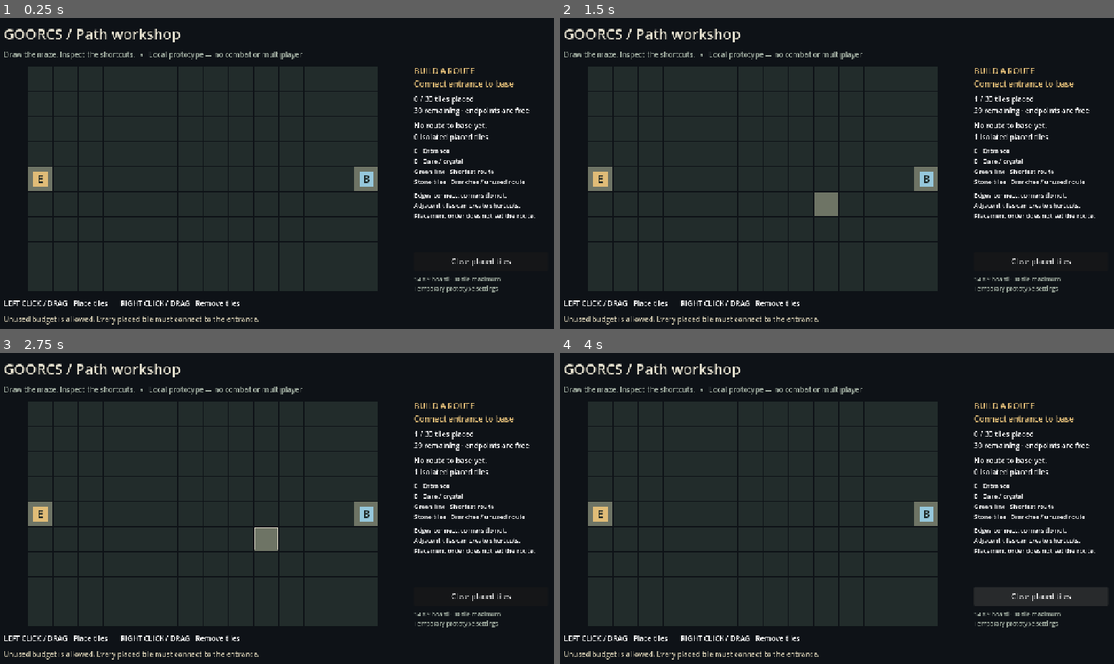
Above: before the commit, frames 1-4 (two rows, left to right).
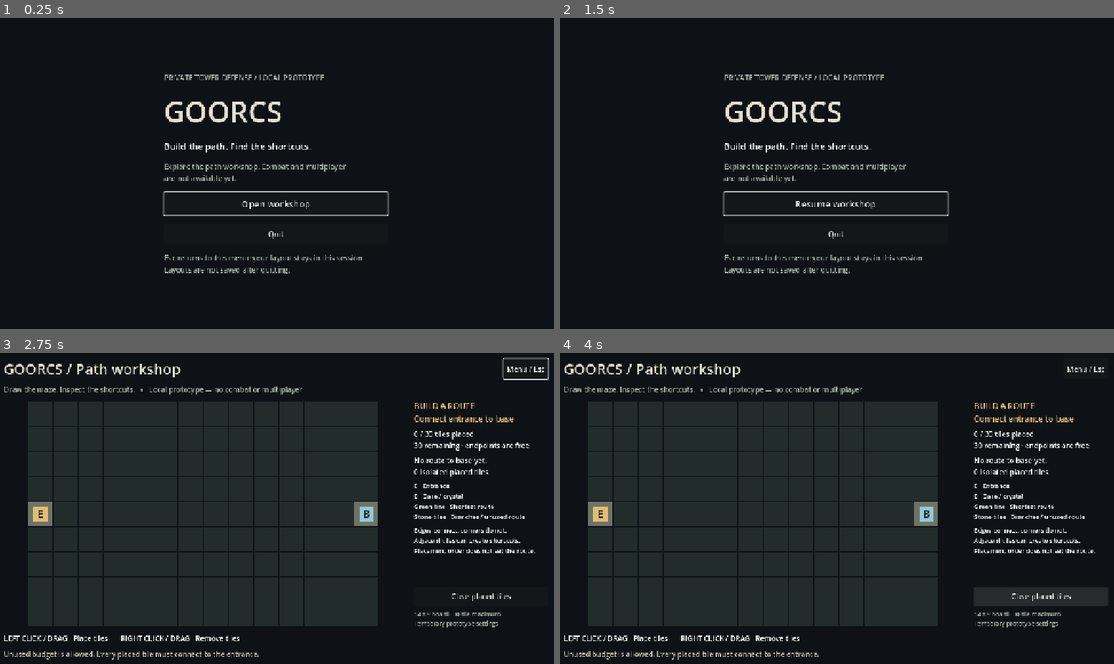
Above: after the commit, the same moments.

Repository: VSHT3/goorcs
Game: Godot game, scene res://scenes/main.tscn
Same seed, same stepped clock (60 frames per second), same inputs: the game is played once before the commit and once after it.
Inputs (mouse positions are in pixels of both pictures, inside the frame that each line leads up to):
- Up to frame 1 (0.25 s): no input
- Up to frame 2 (1.5 s): click (837, 204) at 0.5 s, where only the run after the commit has a clickable "Open workshop"; click (1086, 33) at 1.25 s, where only the run after the commit has a clickable "Menu / Esc"
- Up to frame 3 (2.75 s): click (277, 539) at 2 s, where only the run after the commit has a clickable "Resume workshop"
- Up to frame 4 (4 s): click "Clear placed tiles" at 2.75 s; click "Clear placed tiles" at 3.5 s

The runs differ from the first frame. In frame 1, 41% of the frame differs, in the area x 0-97%, y 3-99%; in frame 2, 42%; in frame 3, 0.6%; in frame 4, less than 0.1%.

Commit message:
feat: add workshop navigation and fix idle mouse input

Diff:
--- a/scenes/main.tscn
+++ b/scenes/main.tscn
@@ -13,6 +13,7 @@
 script = ExtResource("1_main")
 
 [node name="Margin" type="MarginContainer" parent="."]
+visible = false
 layout_mode = 1
 anchors_preset = 15
 anchor_right = 1.0
@@ -28,11 +29,20 @@
 layout_mode = 2
 theme_override_constants/separation = 12
 
-[node name="Title" type="Label" parent="Margin/Content"]
+[node name="Header" type="HBoxContainer" parent="Margin/Content"]
 layout_mode = 2
+
+[node name="Title" type="Label" parent="Margin/Content/Header"]
+layout_mode = 2
+size_flags_horizontal = 3
 theme_override_colors/font_color = Color(0.90, 0.88, 0.81, 1)
 theme_override_font_sizes/font_size = 32
 text = "GOORCS / Path workshop"
+
+[node name="Menu" type="Button" parent="Margin/Content/Header"]
+custom_minimum_size = Vector2(100, 0)
+layout_mode = 2
+text = "Menu / Esc"
 
 [node name="Subtitle" type="Label" parent="Margin/Content"]
 layout_mode = 2
@@ -102,3 +112,61 @@
 layout_mode = 2
 theme_override_colors/font_color = Color(0.80, 0.77, 0.67, 1)
 autowrap_mode = 2
+
+[node name="Menu" type="Control" parent="."]
+layout_mode = 1
+anchors_preset = 15
+anchor_right = 1.0
+anchor_bottom = 1.0
+grow_horizontal = 2
+grow_vertical = 2
+
+[node name="Center" type="CenterContainer" parent="Menu"]
+layout_mode = 1
+anchors_preset = 15
+anchor_right = 1.0
+anchor_bottom = 1.0
+grow_horizontal = 2
+grow_vertical = 2
+
+[node name="Panel" type="VBoxContainer" parent="Menu/Center"]
+custom_minimum_size = Vector2(500, 0)
+layout_mode = 2
+theme_override_constants/separation = 20
+
+[node name="Eyebrow" type="Label" parent="Menu/Center/Panel"]
+layout_mode = 2
+theme_override_colors/font_color = Color(0.65, 0.70, 0.65, 1)
+text = "PRIVATE TOWER DEFENSE / LOCAL PROTOTYPE"
+
+[node name="Title" type="Label" parent="Menu/Center/Panel"]
+layout_mode = 2
+theme_override_colors/font_color = Color(0.90, 0.88, 0.81, 1)
+theme_override_font_sizes/font_size = 64
+text = "GOORCS"
+
+[node name="Description" type="Label" parent="Menu/Center/Panel"]
+layout_mode = 2
+theme_override_font_sizes/font_size = 20
+text = "Build the path. Find the shortcuts."
+
+[node name="Scope" type="Label" parent="Menu/Center/Panel"]
+layout_mode = 2
+theme_override_colors/font_color = Color(0.65, 0.70, 0.65, 1)
+text = "Explore the path workshop. Combat and multiplayer\nare not available yet."
+
+[node name="Open" type="Button" parent="Menu/Center/Panel"]
+custom_minimum_size = Vector2(0, 52)
+layout_mode = 2
+theme_override_font_sizes/font_size = 20
+text = "Open workshop"
+
+[node name="Quit" type="Button" parent="Menu/Center/Panel"]
+custom_minimum_size = Vector2(0, 44)
+layout_mode = 2
+text = "Quit"
+
+[node name="Hint" type="Label" parent="Menu/Center/Panel"]
+layout_mode = 2
+theme_override_colors/font_color = Color(0.65, 0.70, 0.65, 1)
+text = "Esc returns to this menu; your layout stays in this session.\nLayouts are not saved after quitting."
--- a/scripts/main.gd
+++ b/scripts/main.gd
@@ -7,12 +7,16 @@
 @export var base_cell := Vector2i(13, 4)
 
 var layout: PathLayout
+var _workshop_opened: bool = false
 
 @onready var board: PathBoard = $Margin/Content/Workspace/Board
 @onready var status: Label = $Margin/Content/Workspace/Sidebar/Status
 @onready var budget_label: Label = $Margin/Content/Workspace/Sidebar/Budget
 @onready var route_label: Label = $Margin/Content/Workspace/Sidebar/Route
 @onready var feedback_label: Label = $Margin/Content/Feedback
+@onready var menu: Control = $Menu
+@onready var workshop: Control = $Margin
+@onready var open_button: Button = $Menu/Center/Panel/Open
 
 
 func _ready() -> void:
@@ -21,8 +25,42 @@
 	board.edited.connect(_refresh)
 	board.feedback.connect(_show_feedback)
 	$Margin/Content/Workspace/Sidebar/Clear.pressed.connect(_clear)
+	open_button.pressed.connect(_open_workshop)
+	$Menu/Center/Panel/Quit.pressed.connect(_quit)
+	$Margin/Content/Header/Menu.pressed.connect(_show_menu)
 	$Margin/Content/Workspace/Sidebar/Settings.text = "%d × %d board · %d tile maximum\nTemporary prototype settings" % [board_dimensions.x, board_dimensions.y, tile_budget]
 	_refresh()
+	_show_menu()
+
+
+func _open_workshop() -> void:
+	_workshop_opened = true
+	menu.hide()
+	workshop.show()
+	$Margin/Content/Header/Menu.grab_focus()
+
+
+func _show_menu() -> void:
+	board.cancel_stroke()
+	workshop.hide()
+	menu.show()
+	open_button.text = "Resume workshop" if _workshop_opened else "Open workshop"
+	open_button.grab_focus()
+
+
+func _quit() -> void:
+	get_tree().quit()
+
+
+func _unhandled_key_input(event: InputEvent) -> void:
+	if event is InputEventKey:
+		var key := event as InputEventKey
+		if key.keycode == KEY_ESCAPE and key.pressed and not key.echo:
+			if workshop.visible:
+				_show_menu()
+			elif _workshop_opened:
+				_open_workshop()
+			get_viewport().set_input_as_handled()
 
 
 func _refresh() -> void:
--- a/scripts/path_board.gd
+++ b/scripts/path_board.gd
@@ -56,11 +56,18 @@
 		var motion := event as InputEventMouseMotion
 		_hover = _cell_at(motion.position)
 		# Releases outside the board must not leave painting latched on.
-		if not Input.is_mouse_button_pressed(_paint_button):
+		if _paint_button != MOUSE_BUTTON_NONE and not Input.is_mouse_button_pressed(_paint_button):
 			_paint_button = MOUSE_BUTTON_NONE
 		if _paint_button != MOUSE_BUTTON_NONE:
 			_paint(_hover)
 		queue_redraw()
+
+
+func cancel_stroke() -> void:
+	_paint_button = MOUSE_BUTTON_NONE
+	_last_painted = Vector2i(-1, -1)
+	_hover = Vector2i(-1, -1)
+	queue_redraw()
 
 
 func _paint(cell: Vector2i) -> void:
--- /dev/null
+++ b/tests/navigation_test.gd
@@ -0,0 +1,98 @@
+extends SceneTree
+
+var failures: int = 0
+var main: Control
+
+
+func _initialize() -> void:
+	call_deferred("_run")
+
+
+func _check(condition: bool, description: String) -> void:
+	if not condition:
+		push_error(description)
+		failures += 1
+
+
+func _run() -> void:
+	main = load("res://scenes/main.tscn").instantiate()
+	root.add_child(main)
+	await process_frame
+	await process_frame
+	_check(main.menu.visible and not main.workshop.visible, "Startup shows only the menu")
+	await _key(KEY_ENTER)
+	_check(main.workshop.visible and not main.menu.visible, "Keyboard activation opens the workshop")
+	await _motion(_cell_point(Vector2i(1, 4)))
+	await _motion(_cell_point(Vector2i(2, 4)))
+	_check(main.layout.used_tiles() == 0, "Idle hovering cannot place tiles")
+	await _button(_cell_point(Vector2i(1, 4)), true)
+	await _motion(_cell_point(Vector2i(2, 4)))
+	_check(main.layout.used_tiles() == 2, "Dragging places tiles")
+	await _key(KEY_ESCAPE)
+	_check(main.menu.visible and not main.workshop.visible, "Escape interrupts drawing and returns to menu")
+	await _button(Vector2(10, 10), false)
+	await _key(KEY_ESCAPE)
+	await _motion(_cell_point(Vector2i(3, 4)))
+	_check(main.layout.used_tiles() == 2, "Resuming cannot continue an interrupted stroke")
+	await _button(_cell_point(Vector2i(3, 4)), true)
+	await _button(Vector2(10, 10), false)
+	await _motion(_cell_point(Vector2i(4, 4)))
+	_check(main.layout.used_tiles() == 3, "Releasing outside the board ends the stroke")
+	for x: int in range(4, 13):
+		await _click(_cell_point(Vector2i(x, 4)))
+	_check(main.layout.is_ready(), "The workshop still builds valid routes")
+	var saved_route: Array[Vector2i] = main.layout.route.duplicate()
+	var saved_used: int = main.layout.used_tiles()
+	await _click(_control_center(main.get_node("Margin/Content/Header/Menu")))
+	await _click(_cell_point(Vector2i(0, 0)))
+	_check(main.menu.visible and main.layout.used_tiles() == saved_used, "Hidden board does not accept edits")
+	await _click(_control_center(main.open_button))
+	_check(main.workshop.visible and main.layout.is_ready() and main.layout.route == saved_route and main.layout.used_tiles() == saved_used, "Menu button and resume preserve the entire layout")
+	await _key(KEY_ESCAPE)
+	await _key(KEY_ENTER)
+	_check(main.workshop.visible and main.layout.route == saved_route, "Keyboard resume preserves layout")
+	if failures == 0:
+		print("PASS: navigation preserves layout, hidden board rejects edits, idle hover is safe, interrupted/outside-release strokes end")
+	quit(1 if failures > 0 else 0)
+
+
+func _cell_point(cell: Vector2i) -> Vector2:
+	return main.board.global_position + main.board.cell_center(cell)
+
+
+func _control_center(control: Control) -> Vector2:
+	return control.global_position + control.size * 0.5
+
+
+func _click(point: Vector2) -> void:
+	await _button(point, true)
+	await _button(point, false)
+
+
+func _button(point: Vector2, pressed: bool) -> void:
+	var event := InputEventMouseButton.new()
+	event.position = root.get_final_transform() * point
+	event.button_index = MOUSE_BUTTON_LEFT
+	event.pressed = pressed
+	Input.parse_input_event(event)
+	await process_frame
+
+
+func _motion(point: Vector2) -> void:
+	var event := InputEventMouseMotion.new()
+	event.position = root.get_final_transform() * point
+	event.button_mask = MOUSE_BUTTON_MASK_LEFT if Input.is_mouse_button_pressed(MOUSE_BUTTON_LEFT) else 0
+	Input.parse_input_event(event)
+	await process_frame
+
+
+func _key(code: Key) -> void:
+	var event := InputEventKey.new()
+	event.keycode = code
+	event.pressed = true
+	Input.parse_input_event(event)
+	await process_frame
+	event = InputEventKey.new()
+	event.keycode = code
+	Input.parse_input_event(event)
+	await process_frame
Not shown, added: tests/navigation_test.gd.uid
Not shown, changed: README.md
Not shown, changed: docs/development.md
Not shown, changed: docs/game-direction.md
